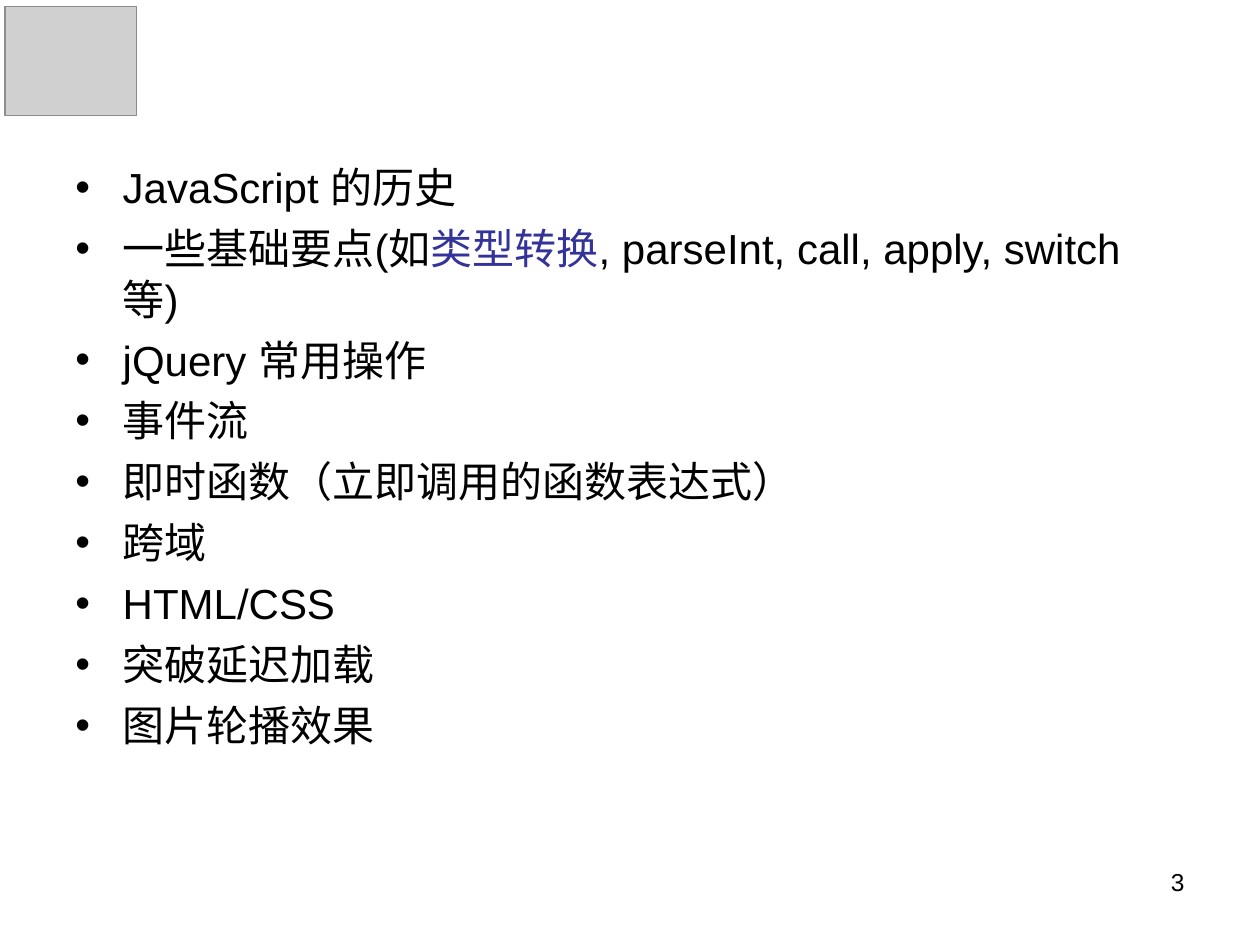
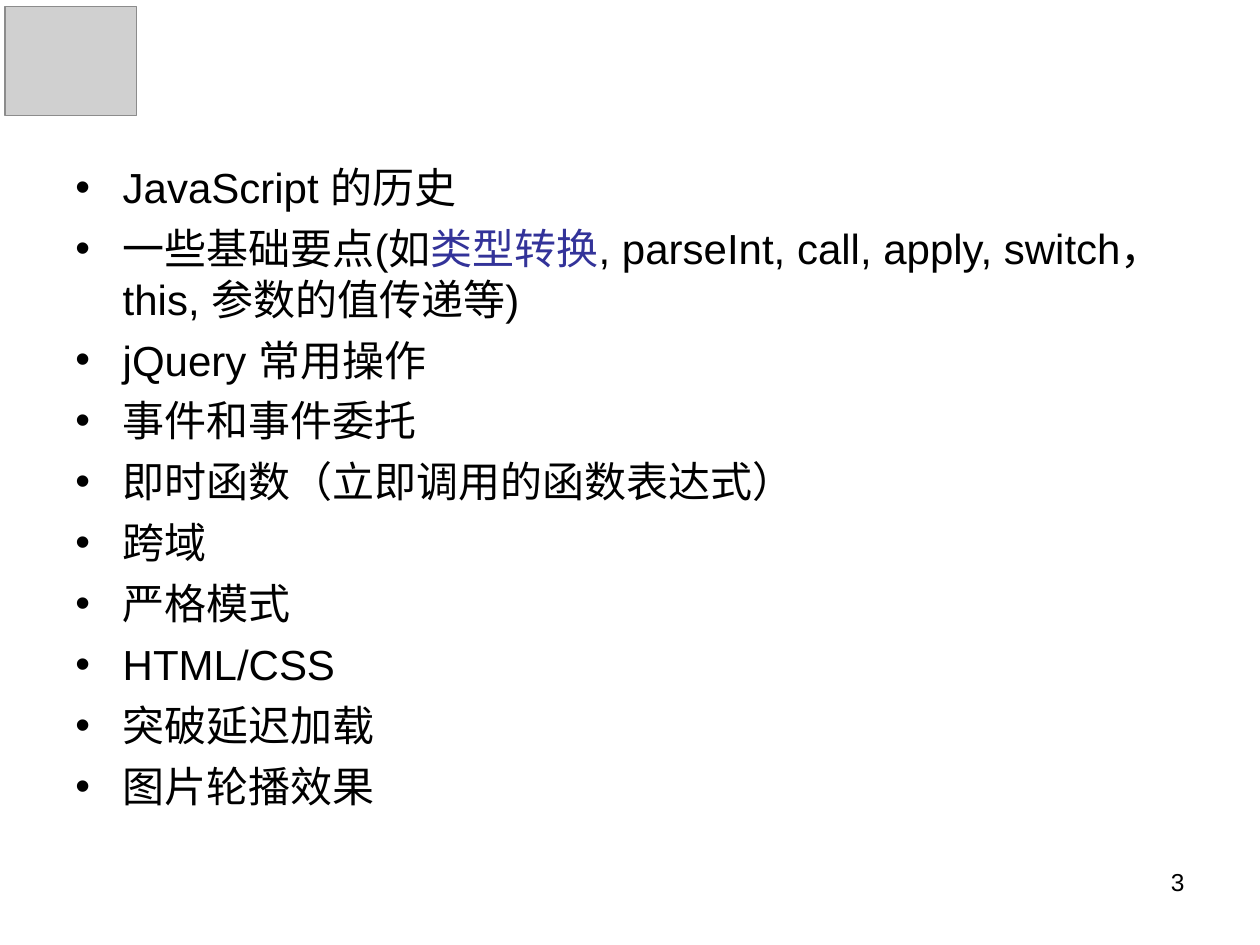
Before and after one commit to panxuepeng/javascript, a slide deck: slide 3 of ppt/第一天课程.ppt. Drawn at 1260x945 pixels with LibreOffice and Linux fonts; fonts in the diff are those of the drawing; grey boxes stand for pictures. Boxes give left, top, right and bottom in pixels: in the first picture for what was removed or moved away, otherwise in the second. Text is boxed around its words. In the diff, an @@ line names an element or a change of style, - is before the commit and + after.

```diff
--- a/ppt/第一天课程.ppt
+++ b/ppt/第一天课程.ppt
@@ text at [123,228,1163,324]: text changed @@
-• 一些基础要点(如类型转换, parseInt, call, apply, switch 等)
+• 一些基础要点(如类型转换, parseInt, call, apply, switch，this, 参数的值传递等)
@@ text at [123,400,417,440]: text changed @@
-• 事件流
+• 事件和事件委托
@@ text at [123,583,291,623]: paragraph added @@
+• 严格模式
```
Also in this commit, not shown: 10 other slides changed, 10 slides added, 4 slides removed, 22 other files.
